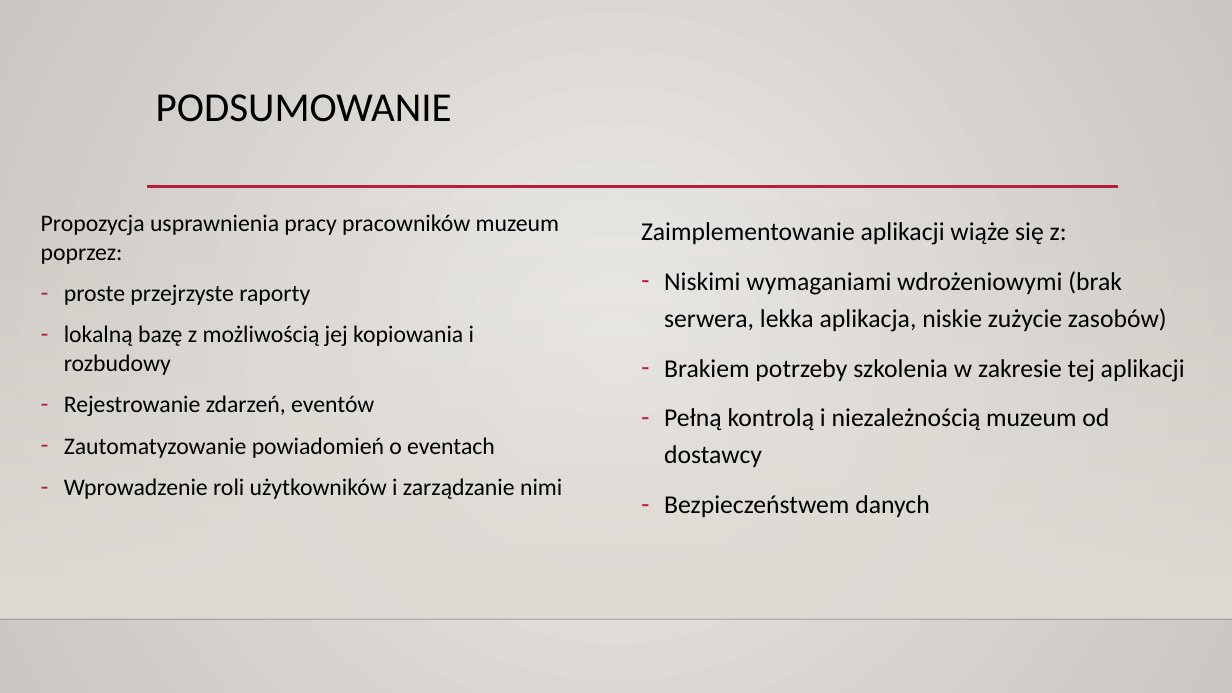
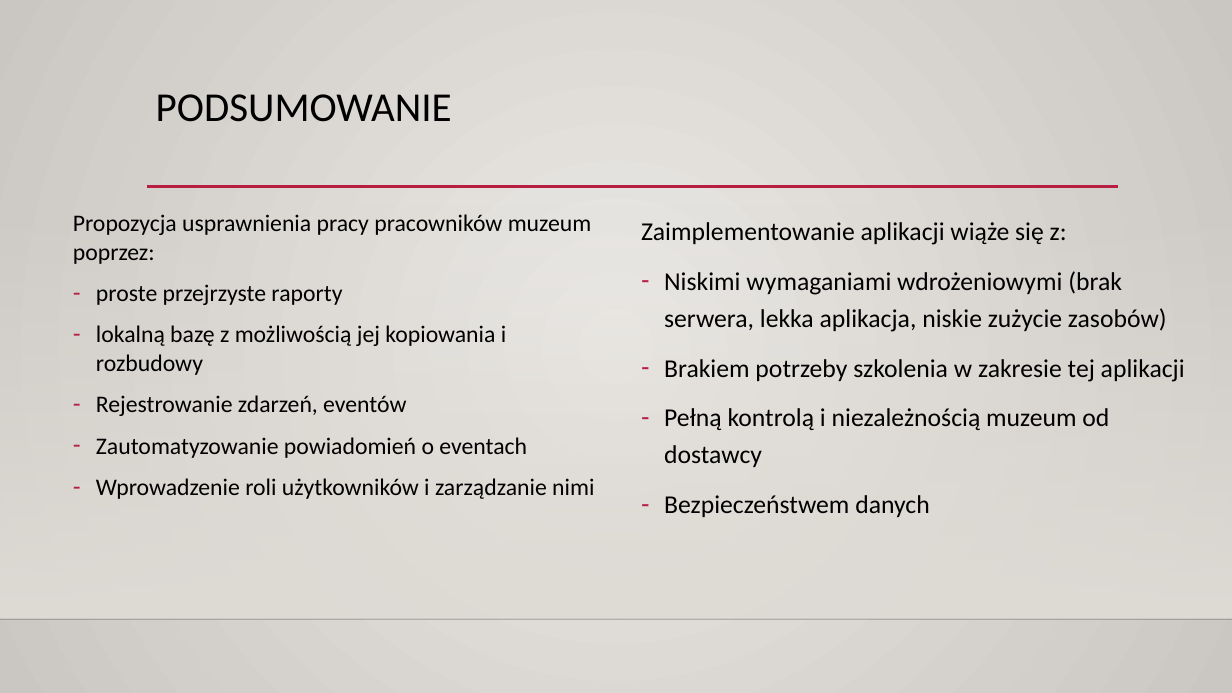
Before and after one commit to oliwiaglodek/MuzeumWPF, a slide deck: slide 22 of Prezentacja na obronę.pptx. Drawn at 1232x693 pixels with LibreOffice and Linux fonts; fonts in the diff are those of the drawing; background and template pictures are left out. Boxes give left, top, right and bottom in pixels: in the first picture for what was removed or moved away, otherwise in the second. Text is boxed around its words. In the diff, an @@ line names an element or a change of style, - is before the commit and + after.

```diff
--- a/Prezentacja na obronę.pptx
+++ b/Prezentacja na obronę.pptx
@@ text "Propozycja usprawnienia pracy pracowników muzeum ...": place and size @@
-text "Propozycja usprawnienia pracy pracowników muzeum ..." at box(41, 214, 562, 499)
+text "Propozycja usprawnienia pracy pracowników muzeum ..." at box(73, 214, 594, 499)
```
Also in this commit, not shown: 9 other slides changed.
